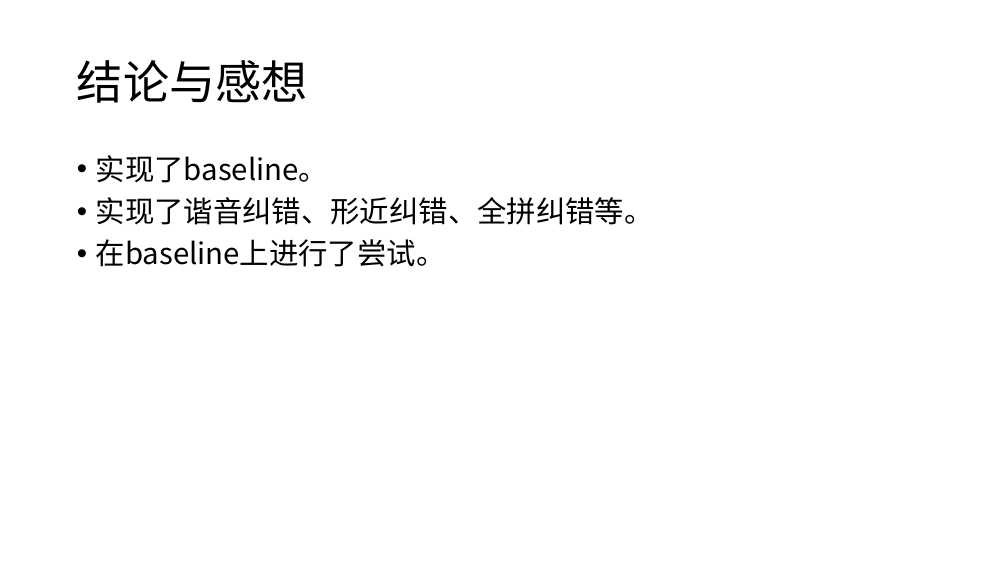
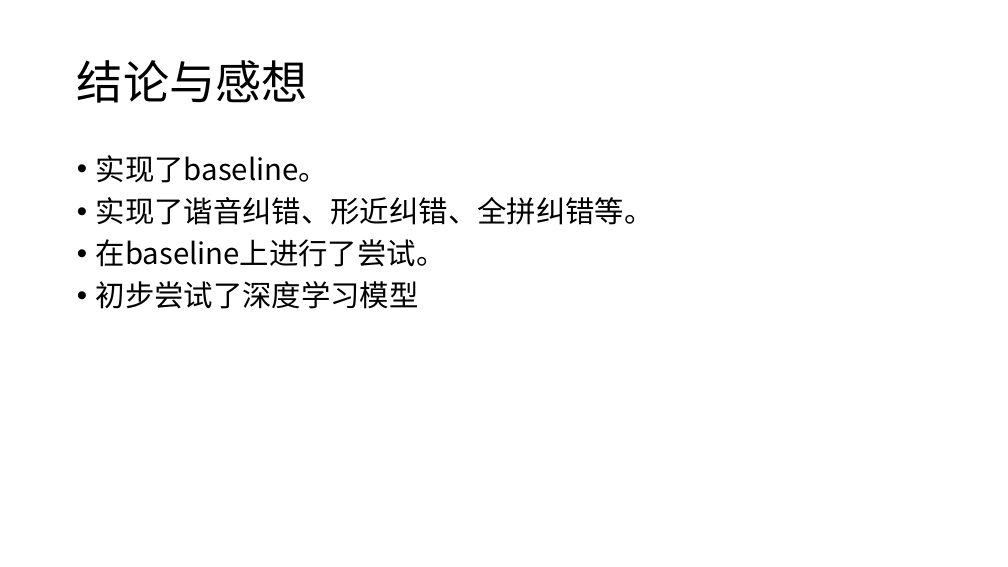
Before and after one commit to 01joy/query-correction, a slide deck: slide 22 of H-01.pptx (slide 17 before the commit). Drawn at 1008x567 pixels with LibreOffice and Linux fonts; fonts in the diff are those of the drawing. Boxes give left, top, right and bottom in pixels: in the first picture for what was removed or moved away, otherwise in the second. Text is boxed around its words. In the diff, an @@ line names an element or a change of style, - is before the commit and + after.

```diff
--- a/H-01.pptx
+++ b/H-01.pptx
@@ text at [96,281,419,309]: paragraph added @@
+• 初步尝试了深度学习模型
```
Also in this commit, not shown: 5 other slides changed, 6 slides added, 1 slide removed.
